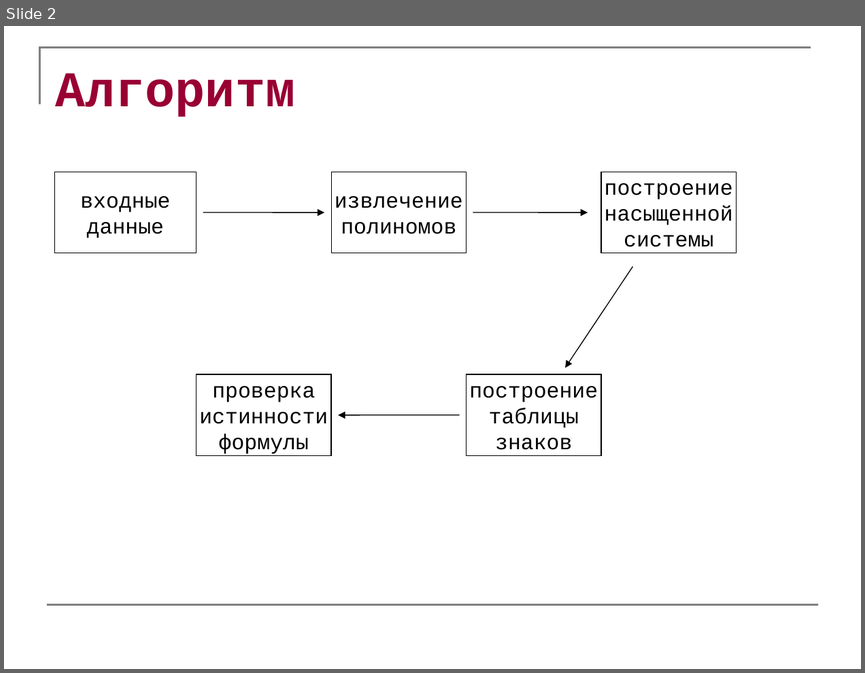
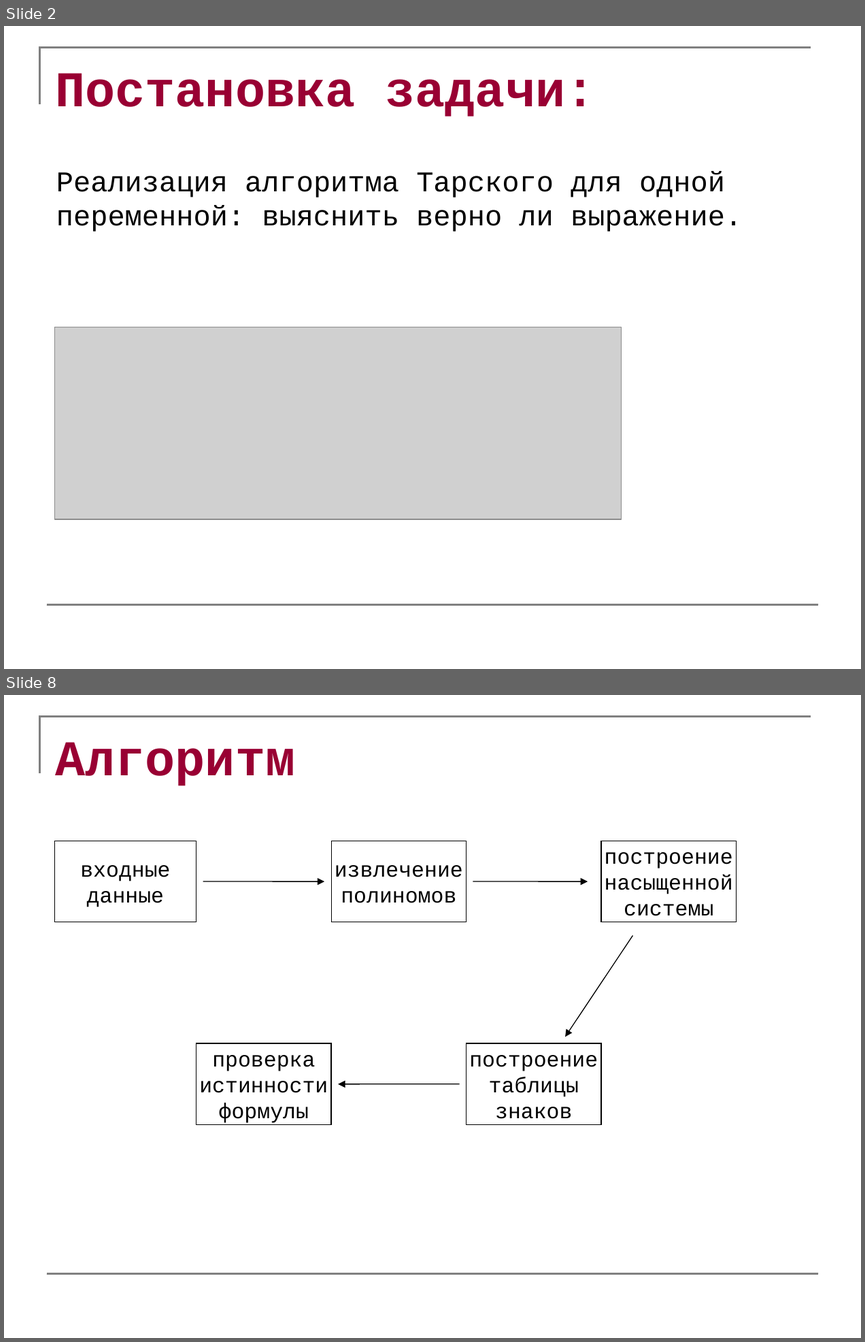
Before and after one commit to abreslav/tarsky, a slide deck: docs/Алгоритм Тарского.ppt. Shown one above the other, each under a label of ours: slide 2 before the commit, slides 2 and 8 after it; the slides between them are not shown. The pictures are 865x673 and 865x1342 pixels, drawn with LibreOffice and Linux fonts; fonts in the diff are those of the drawing; grey boxes stand for pictures. Boxes give left, top, right and bottom in pixels: in the first picture for what was removed or moved away, otherwise in the second. Text is boxed around its words. In the diff, an @@ line names an element or a change of style, - is before the commit and + after.

```diff
--- a/docs/Алгоритм Тарского.ppt
+++ b/docs/Алгоритм Тарского.ppt
@@ slide 2 added at (4,26,861,669), background #FFFFFF; not listed: 2 template elements that a slide beside it also shows @@
@@ title added at (55,73,596,116), 42 pt, text #990033, bold @@
+Постановка задачи:
@@ text added at (56,171,742,231), 24 pt, text #000000 @@
+Реализация алгоритма Тарского для одной переменной: выяснить верно ли выражение.
@@ picture added at (54,327,621,518) @@
@@ what was slide 2 is now slide 8 @@
```
Also in this commit, not shown: 4 slides changed, 4 other slides added.
